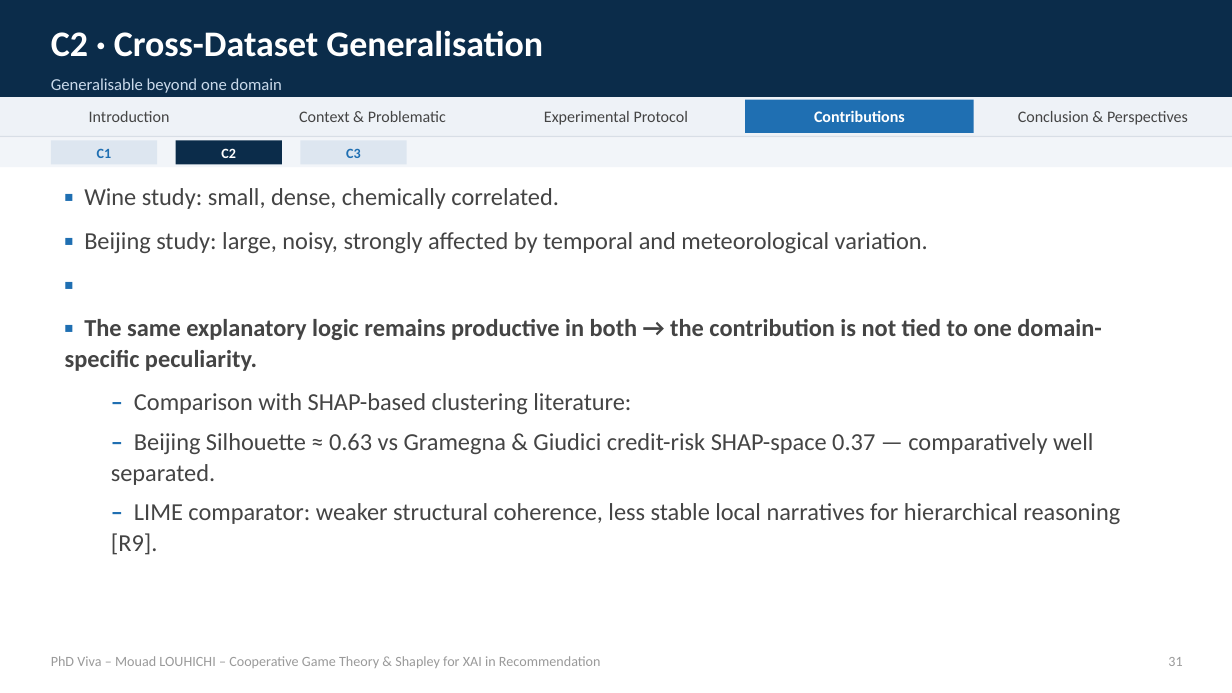
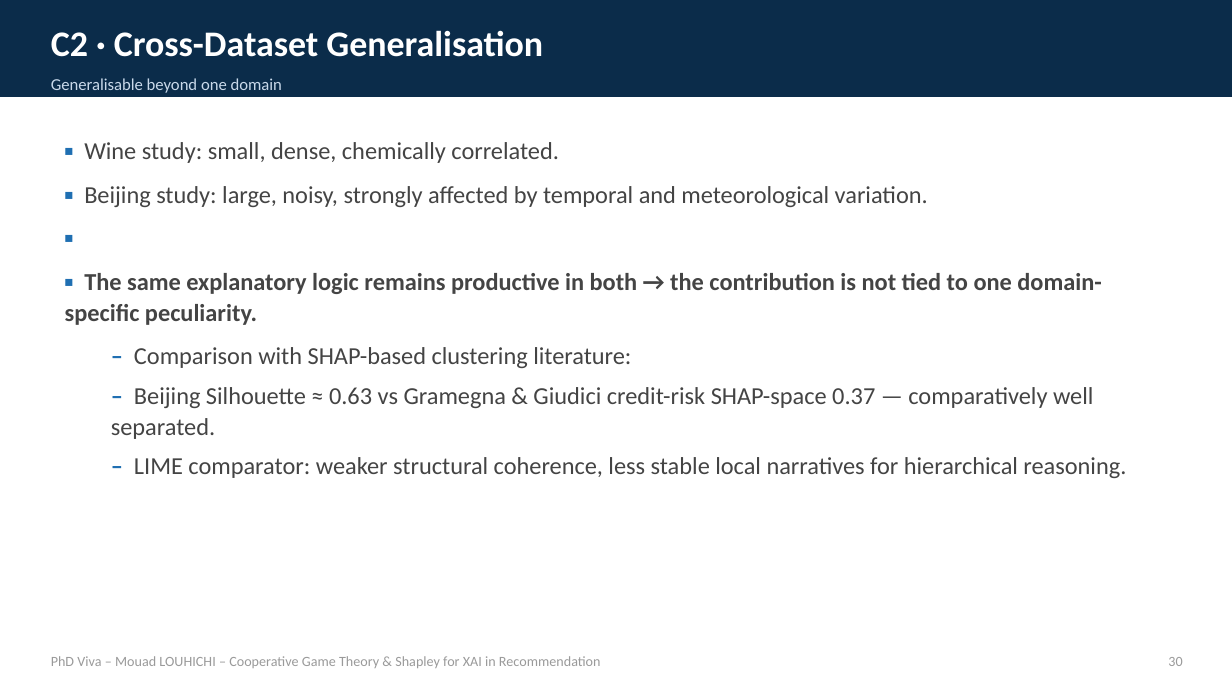
Before and after one commit to mouadlouhichi/phd-prep, a slide deck: slide 36 of viva/MOUAD_LOUHICHI_VIVA.pptx (slide 37 before the commit). Drawn at 1232x693 pixels with LibreOffice and Linux fonts; fonts in the diff are those of the drawing. Boxes give left, top, right and bottom in pixels: in the first picture for what was removed or moved away, otherwise in the second. Text is boxed around its words. In the diff, an @@ line names an element or a change of style, - is before the commit and + after.

```diff
--- a/viva/MOUAD_LOUHICHI_VIVA.pptx
+++ b/viva/MOUAD_LOUHICHI_VIVA.pptx
@@ rectangle removed at [0, 97, 1232, 136] @@
@@ text removed at [89, 111, 170, 122] @@
-Introduction
@@ text removed at [299, 111, 446, 122] @@
-Context & Problematic
@@ text removed at [544, 111, 688, 125] @@
-Experimental Protocol
@@ rectangle removed at [745, 100, 973, 133] @@
@@ text removed at [814, 110, 905, 122] @@
-Contributions
@@ text removed at [1018, 111, 1188, 125] @@
-Conclusion & Perspectives
@@ rectangle removed at [0, 136, 1232, 138] @@
@@ rectangle removed at [0, 138, 1232, 167] @@
@@ rectangle removed at [51, 140, 157, 165] @@
@@ text "▪ Wine study: small, dense, ...": place and size @@
-text "▪ Wine study: small, dense, ..." at [65, 188, 1120, 555]
+text "▪ Wine study: small, dense, ..." at [65, 142, 1126, 478]
@@ text removed at [97, 148, 112, 158] @@
-C1
@@ rectangle removed at [176, 140, 282, 165] @@
@@ text removed at [221, 148, 236, 158] @@
-C2
@@ rectangle removed at [300, 140, 407, 165] @@
@@ text removed at [346, 148, 361, 158] @@
-C3
@@ text at [134, 457, 1126, 478]: text changed @@
-  – LIME comparator: weaker structural coherence, less stable local narratives for hierarchical reasoning [R9].
+  – LIME comparator: weaker structural coherence, less stable local narratives for hierarchical reasoning.
@@ text at [1168, 657, 1182, 666]: text changed @@
-31
+30
```
Also in this commit, not shown: 49 other slides changed, 2 slides removed, 3 other files.
